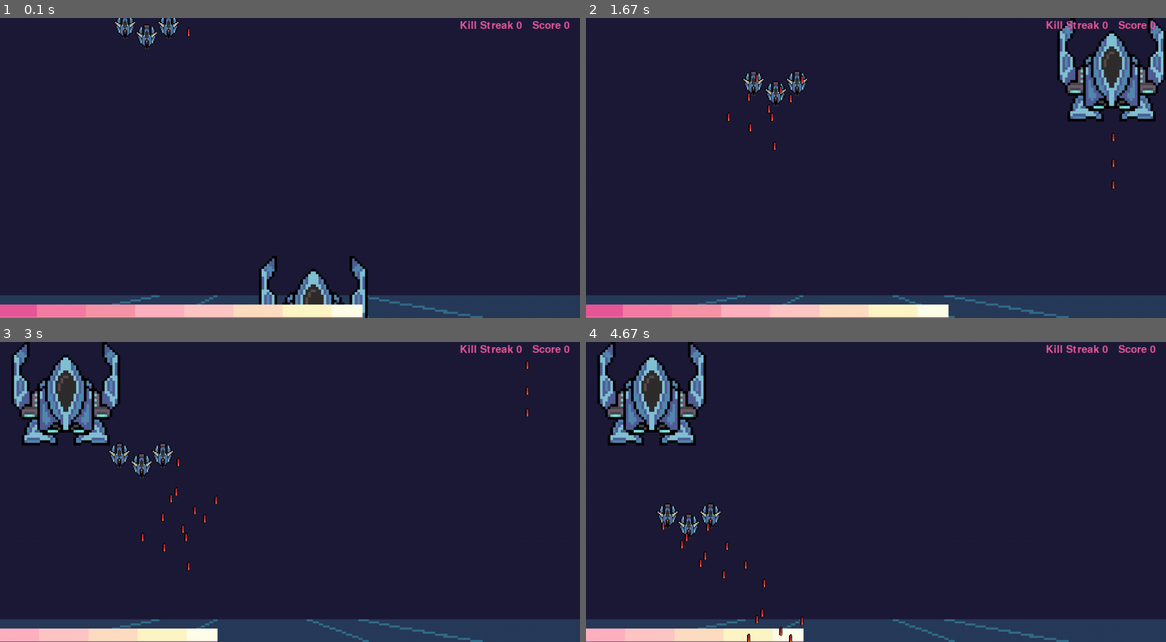
Above: before the commit, frames 1-4 (two rows, left to right).
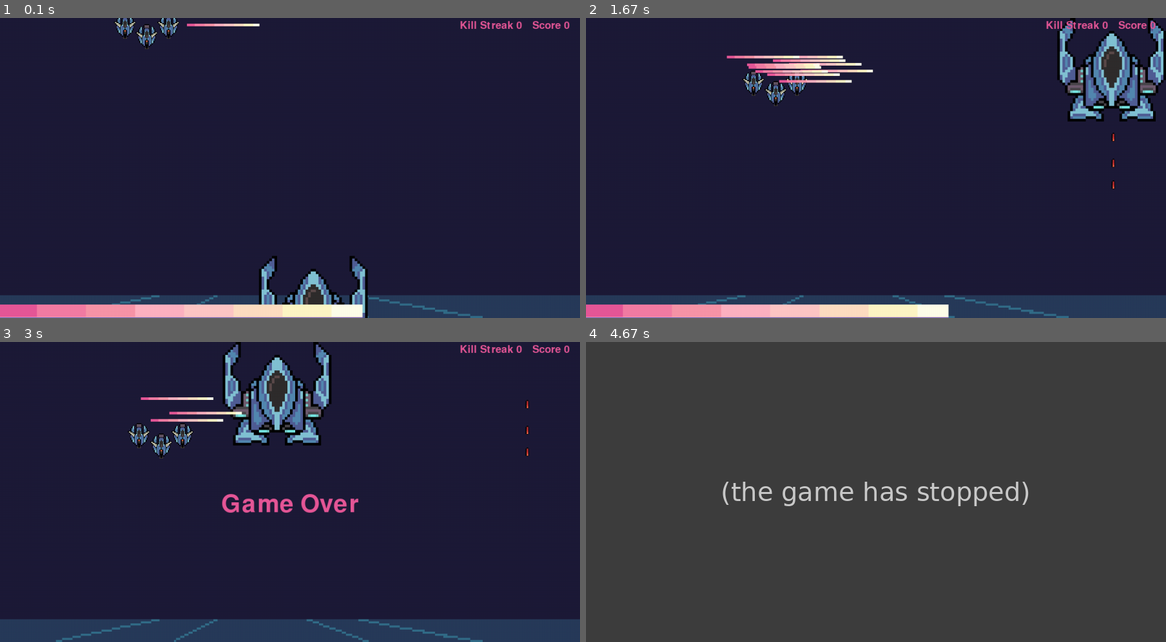
Above: after the commit, the same moments.

Repository: RafaBessa/Shadow_Light_bh_pygame
Game: pygame game, started from Game.py
Same seed, same stepped clock (60 frames per second), same inputs: the game is played once before the commit and once after it.
Inputs:
- Up to frame 1 (0.1 s): no input
- Up to frame 2 (1.67 s): hold E 0.33-0.8 s; hold D 0.33-0.8 s; hold D 0.83-1.3 s; tap Space at 0.9, 1.2, 1.4 s; hold W 1.33-1.63 s
- Up to frame 3 (3 s): hold A 2.17-2.7 s; tap Space at 2.23, 2.53 s
- Up to frame 4 (4.67 s): no input

The runs differ from the first frame. In frame 1, 0.1% of the frame differs, in the area x 32-45%, y 1-7%; in frame 2, 1.3%; in frame 3, 11%; in frame 4, 99%, in the area x 0-100%, y 0-100%.
After the commit the program exited at 4.45 s; later frames show no game.

Commit message:
bullet and player type

Diff:
--- a/Bullets.py
+++ b/Bullets.py
@@ -1,12 +1,17 @@
 from Entity import Entity
-
+from ColorEnum import ColorEnum
 
 class Bullets:
     def __init__(self, bullet_list, IMG_ASSETS):
         self.bullets = bullet_list
 
-    def fire(self, key, coordinates, dimensions, IMG_ASSETS, speed, game_screen):
-        self.bullets.append(Bullet(key, coordinates, dimensions, IMG_ASSETS, speed, game_screen))
+    def fire(self, key, coordinates, dimensions, IMG_ASSETS, speed, game_screen,type):
+        if type == ColorEnum.Light:
+            key = "light bullet"
+        else:
+            key = "dark bullet"
+
+        self.bullets.append(Bullet(key, coordinates, dimensions, IMG_ASSETS, speed, game_screen,type))
 
     def move(self, dt, game_screen):
         for bullet in self.bullets:
@@ -33,13 +38,13 @@
 
 
 class Bullet(Entity):
-    def __init__(self, key, coordinates, dimensions, IMG_ASSETS, speed, game_screen):
-        super().__init__(key, coordinates, dimensions, IMG_ASSETS)
+    def __init__(self, key, coordinates, dimensions, IMG_ASSETS, speed, game_screen,type):
+        super().__init__(key, coordinates, dimensions, IMG_ASSETS )
         self.dmg = 1
         self._speed = speed
         self.speed = speed * self.img.get_width()
         self.resize(game_screen)
-
+        self.type = type
     def move(self, dt):
         self.coordinates[1] = round(self.coordinates[1] + self.speed * dt)
 
--- /dev/null
+++ b/ColorEnum.py
@@ -0,0 +1,5 @@
+from enum import Enum
+
+class ColorEnum(Enum):
+    Light = 1
+    Shadow = 2
--- a/Game.py
+++ b/Game.py
@@ -10,7 +10,7 @@
 import MovimentoMob as mm
 import PlayerShoot as ps
 import GameMaster as gm
-
+from ColorEnum import ColorEnum
 
 pygame.font.init()
 
@@ -26,7 +26,7 @@
               "roundguy": pygame.transform.rotate(pygame.image.load(os.path.join("assets", "roundguy.png")), 180),
               "red bullet": pygame.transform.rotate(pygame.image.load(os.path.join("assets", "red bullet.png")), 180),
               "healthbar": pygame.transform.rotate(pygame.image.load(os.path.join("assets", "healthbar.png")), 180),
-              "dark bullet": pygame.transform.rotate(pygame.image.load(os.path.join("assets", "healthbar.png")), 180),
+              "dark bullet": pygame.transform.rotate(pygame.image.load(os.path.join("assets", "red bullet.png")), 180),
               "light bullet": pygame.transform.rotate(pygame.image.load(os.path.join("assets", "healthbar.png")), 180)}
 
 SCALE_ASSETS = {"ship1": .2,
@@ -34,7 +34,7 @@
                 "red bullet": .2,
                 "healthbar": 3,
                 "dark bullet": .2,
-                "rlight bullet": .2}
+                "light bullet": .2}
 
 def main():
     FPS: int = 70
@@ -65,7 +65,7 @@
     # inimigos.criar("roundguy", (400, 0), game_screen.shape, 0.5, 1, IMG_ASSETS)
     inimigos.criarSwarm(
         inimigos.EnumFormations.V, 3, "roundguy", [250, 0], 20, game_screen.shape,
-        2, 0.1, IMG_ASSETS, SCALE_ASSETS, mov_strategy=mm.Mov_ZigZag()
+        2, 0.1, IMG_ASSETS, SCALE_ASSETS, bullettype = ColorEnum.Light , mov_strategy=mm.Mov_ZigZag()
     )
     # inimigos.criar("roundguy", [400, 0], game_screen.shape, 0.5, 1, IMG_ASSETS)
     # inimigos.criar("roundguy", [400, 0], game_screen.shape, 0.5, 1, IMG_ASSETS)
@@ -131,6 +131,8 @@
         player.walk(key, game_screen, dt)
         if key[pygame.K_SPACE]:
             player.shoot(player_bullets, IMG_ASSETS, game_screen)
+        if key[pygame.K_e]:
+            player.ChangeColor()
 
         # Enemies
         DeathCount, PassingCount = inimigos.mover(game_screen, dt)
--- a/GameMaster.py
+++ b/GameMaster.py
@@ -1,13 +1,14 @@
 import pygame
 import MovimentoMob as mm
 import random
-
+from ColorEnum import ColorEnum
 
 class GameMaster:
     def __init__(self, IMG_ASSETS, SCALE_ASSETS):
         self.lvl = 0
         self.movs = [mm.Mov_LinearFall(), mm.Mov_ZigZag()]
         self.quant = [2]
+        self.colors = [ColorEnum.Light,ColorEnum.Shadow]
         self.keys = ["roundguy"]
         self.ASSETS = IMG_ASSETS
         self.SCALE = SCALE_ASSETS
@@ -35,12 +36,13 @@
         key = random.choice(self.keys)
         quant = random.choice(self.quant)
         mov = random.choice(self.movs)
+        color = random.choice(self.colors)
         startcoordinates = [250, 0]
         space = 40
         speed = random.triangular(self.speed - 1, self.speed, self.speed + 1)
         acceleration = self.acceleration
 
         inimigos.criarSwarm(formation, quant, key, startcoordinates, space, shape, speed,
-                            acceleration, self.ASSETS, self.SCALE, mov)
+                            acceleration, self.ASSETS, self.SCALE, color, mov)
 
         return inimigos
--- a/InimigosController.py
+++ b/InimigosController.py
@@ -11,8 +11,8 @@
     def __init__(self):
         self.INIMIGOS = []
 
-    def criar(self, key, coordinates, dimensions, speed, acceleration, IMG_ASSETS, mov_strat=mm.Mov_LinearFall()):
-        self.INIMIGOS.append(MobPadrao(key, coordinates, dimensions, speed, acceleration, IMG_ASSETS, mov_strat))
+    def criar(self, key, coordinates, dimensions, speed, acceleration, IMG_ASSETS,bulletType, mov_strat=mm.Mov_LinearFall(), ):
+        self.INIMIGOS.append(MobPadrao(key, coordinates, dimensions, speed, acceleration, IMG_ASSETS,bulletType, mov_strat))
 
     def mover(self, game_screen, dt):
         killNumbers = 0
@@ -42,7 +42,7 @@
             i.shoot(bullets, IMG_ASSETS, game_screen)
 
     def criarSwarm(self, type, quant, key, startcoordinates, space, dimension, speed, acceleration, IMG_ASSETS,
-                   SCALE_ASSETS, mov_strategy=mm.Mov_LinearFall()):
+                   SCALE_ASSETS, bullettype, mov_strategy=mm.Mov_LinearFall()):
 
         img_dim = (IMG_ASSETS[key].get_width(), IMG_ASSETS[key].get_height())  # pega a dimensão do asset
         scale = SCALE_ASSETS[key]
@@ -50,7 +50,7 @@
         cord = self.__coordenadaTipo(type, quant, space, startcoordinates, dimension, img_dim, scale)
 
         for c in cord:
-            self.criar(key, c, dimension, speed, acceleration, IMG_ASSETS, mov_strat=mov_strategy)
+            self.criar(key, c, dimension, speed, acceleration, IMG_ASSETS, bullettype, mov_strat=mov_strategy)
         # self.INIMIGOS.append(MobPadrao(key, c, dimension, speed, acceleration, IMG_ASSETS))
 
         pass
--- a/MobPadrao.py
+++ b/MobPadrao.py
@@ -8,11 +8,11 @@
 import MovimentoMob as mm
 
 class MobPadrao(Entity.Entity):
-    def __init__(self, key, coordinates, dimensions, speed, acceleration, IMG_ASSETS, movStategy):
+    def __init__(self, key, coordinates, dimensions, speed, acceleration, IMG_ASSETS, bulletType,movStategy):
 
         super().__init__(key, coordinates, dimensions, IMG_ASSETS)
         self.health = 1
-
+        self.bulletType = bulletType
         self._speed = speed  # in heights per second
         self.speed = speed * self.img.get_height() #px/s
 
@@ -50,5 +50,5 @@
         r = random()
         if now - self.timer > self.cooldown and random() > .3:
             bullets.fire(bullet, [self.x + round(self.width / 2), self.y], self._dimensions,
-                             IMG_ASSETS, bullet_speed, game_screen)
+                             IMG_ASSETS, bullet_speed, game_screen, self.bulletType)
             self.timer = time()
--- a/Player.py
+++ b/Player.py
@@ -3,7 +3,8 @@
 from time import time
 import PlayerShoot as PS
 import math
-
+from ColorEnum import ColorEnum
+from time import time
 
 class Player(Entity):
     _ShootType = [PS.Shoot_Basic(), PS.Shoot_Double()]
@@ -35,6 +36,17 @@
         self.score = 0
         self.killStreak = 0
         self.score_time = 0
+        self.color = ColorEnum.Light
+        self.colorDelay = 0
+
+    def ChangeColor(self):
+        if (time() - self.colorDelay ) < 0.15:
+            return
+        self.colorDelay = time()
+        if self.color == ColorEnum.Light :
+            self.color = ColorEnum.Shadow
+        else:
+            self.color = ColorEnum.Light
 
     def draw(self, window):
 
@@ -54,6 +66,7 @@
     def hit(self, dmg):
         self.health -= dmg
         self.healthbar.hit(dmg)
+        self.killStreak = 0
 
     def resize(self, window):
         super().resize(window)
@@ -109,7 +122,7 @@
         # self.coordinates, self.speed, self.acceleration = self.mover_strg.move(self.coordinates, self.speed, self.acceleration, self._startcoordinate, dt)
         now = time()
         if now - self.timer > self.cooldown:
-            self.shootStrategy.Shoot(bullets, IMG_ASSETS, game_screen, self.bullet_type,
+            self.shootStrategy.Shoot(bullets, IMG_ASSETS, game_screen,  self.color,
                                      self.x, self.y, self.width, self.bullet_speed, self._dimensions)
 
             self.timer = time()
@@ -121,11 +134,12 @@
         self.score_time = now
         self.score += DeathCount
         self.killStreak += DeathCount
-        _streakValue = 1
+        _streakValue = 10
         if PassingCount > 0:
-            killStreak = 0
+            self.killStreak = 0
 
         upgradetype = math.floor(self.killStreak / _streakValue)
         if upgradetype >= len(self._ShootType):
             upgradetype = len(self._ShootType) - 1
+
         self.shootStrategy = self._ShootType[upgradetype]
--- a/PlayerShoot.py
+++ b/PlayerShoot.py
@@ -4,22 +4,22 @@
 
 class AbstractShoot(ABC):
     @abstractmethod
-    def Shoot(self, bullets, IMG_ASSETS, game_screen) -> None:
+    def Shoot(self, bullets, IMG_ASSETS, game_screen, bullet_type) -> None:
         pass
 
 
 class Shoot_Basic(AbstractShoot):
     def Shoot(self,  bullets, IMG_ASSETS, game_screen, bullet_type, x, y, width, bullet_speed, dimensions):
-        for i, bullet in enumerate(bullet_type):
-            bullets.fire(bullet, [x + round(width / 2), y], dimensions,
-                            IMG_ASSETS, bullet_speed[i], game_screen)
+        bullet = str(bullet_type)
+        bullets.fire(bullet, [x + round(width / 2), y], dimensions,
+                        IMG_ASSETS, bullet_speed[0], game_screen, bullet_type)
 
 
 class Shoot_Double(AbstractShoot):
     def Shoot(self,  bullets, IMG_ASSETS, game_screen, bullet_type, x, y, width, bullet_speed, dimensions):
-        for i, bullet in enumerate(bullet_type):
-            bullets.fire(bullet, [x + round(width * 0.1), y], dimensions,
-                            IMG_ASSETS, bullet_speed[i], game_screen)
+        bullet = str(bullet_type)
+        bullets.fire(bullet, [x + round(width * 0.1), y], dimensions,
+                        IMG_ASSETS, bullet_speed[0], game_screen, bullet_type)
 
-            bullets.fire(bullet, [x + width - round(width * 0.3), y], dimensions,
-                            IMG_ASSETS, bullet_speed[i], game_screen)
+        bullets.fire(bullet, [x + width - round(width * 0.3), y], dimensions,
+                        IMG_ASSETS, bullet_speed[0], game_screen, bullet_type)
